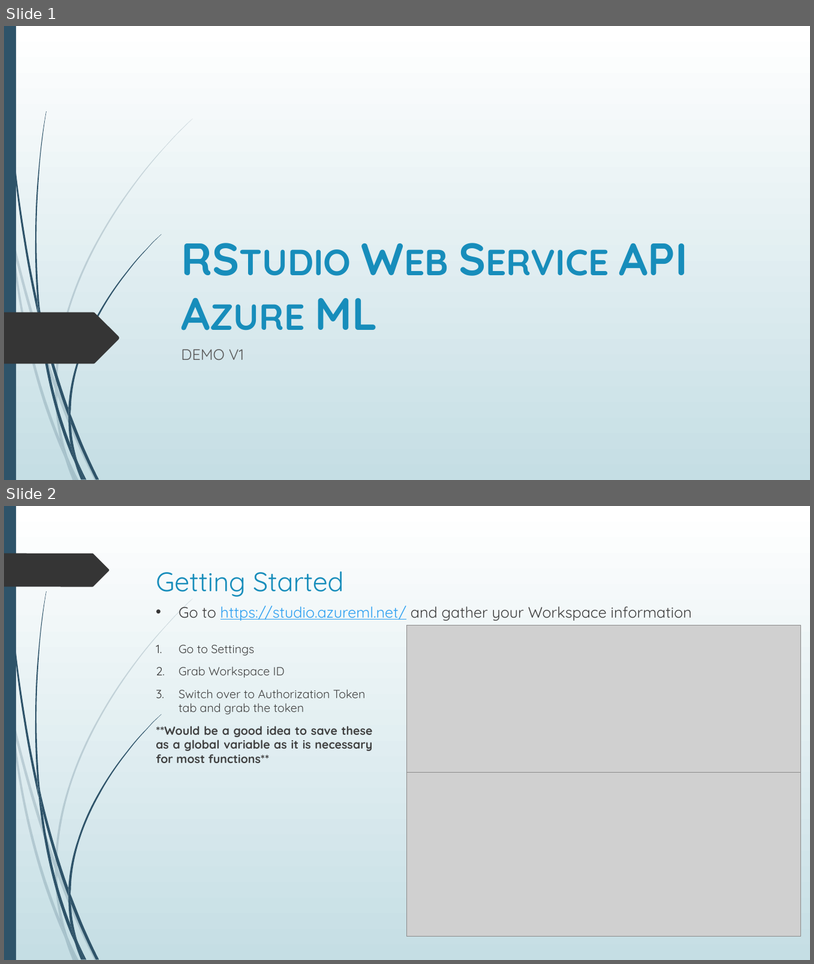
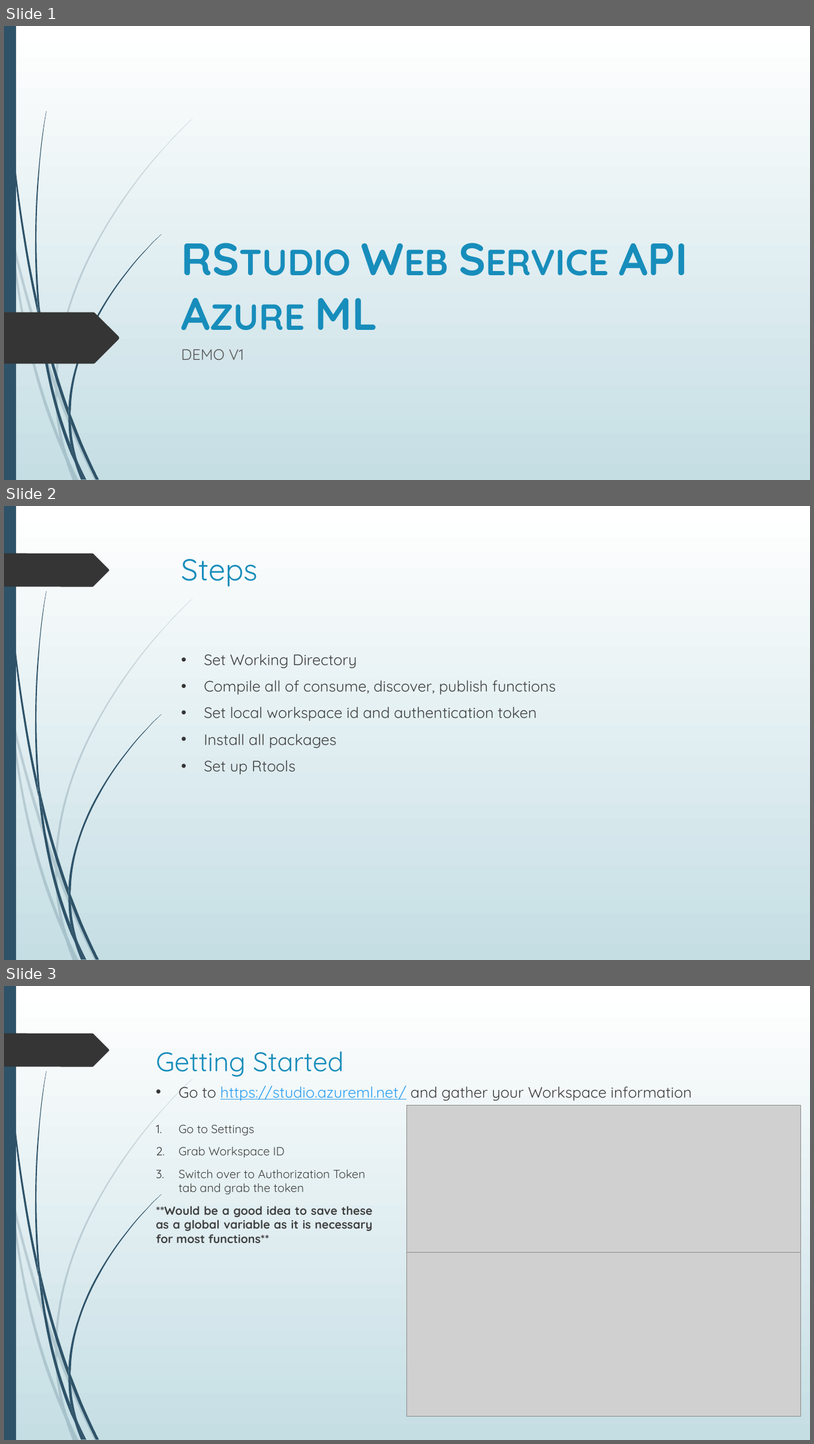
Before and after one commit to Azure/Azure-MachineLearning-ClientLibrary-R, a slide deck: demo/demo walkthrough.pptx. Shown one above the other, each under a label of ours: slides 1 and 2 before the commit, slides 1, 2 and 3 after it. The pictures are 814x964 and 814x1444 pixels, drawn with LibreOffice and Linux fonts; fonts in the diff are those of the drawing; grey boxes stand for pictures. Boxes give left, top, right and bottom in pixels: in the first picture for what was removed or moved away, otherwise in the second. Text is boxed around its words. In the diff, an @@ line names an element or a change of style, - is before the commit and + after.

```diff
--- a/demo/demo walkthrough.pptx
+++ b/demo/demo walkthrough.pptx
@@ slide 2 added at bbox=[4, 506, 810, 960], background gradient #FFFFFF to #C5DEE5; not listed: 24 template elements that a slide beside it also shows @@
@@ title added at bbox=[182, 559, 258, 586], 36 pt, text #178DBB @@
+Steps
@@ text added at bbox=[204, 654, 556, 774], 18 pt, text #404040 @@
+• Set Working Directory
+• Compile all of consume, discover, publish functions
+• Set local workspace id and authentication token
+• Install all packages
+• Set up Rtools
@@ what was slide 2 is now slide 3 @@
```
Also in this commit, not shown: 1 slide changed, 2 other slides added, 1 other file.
